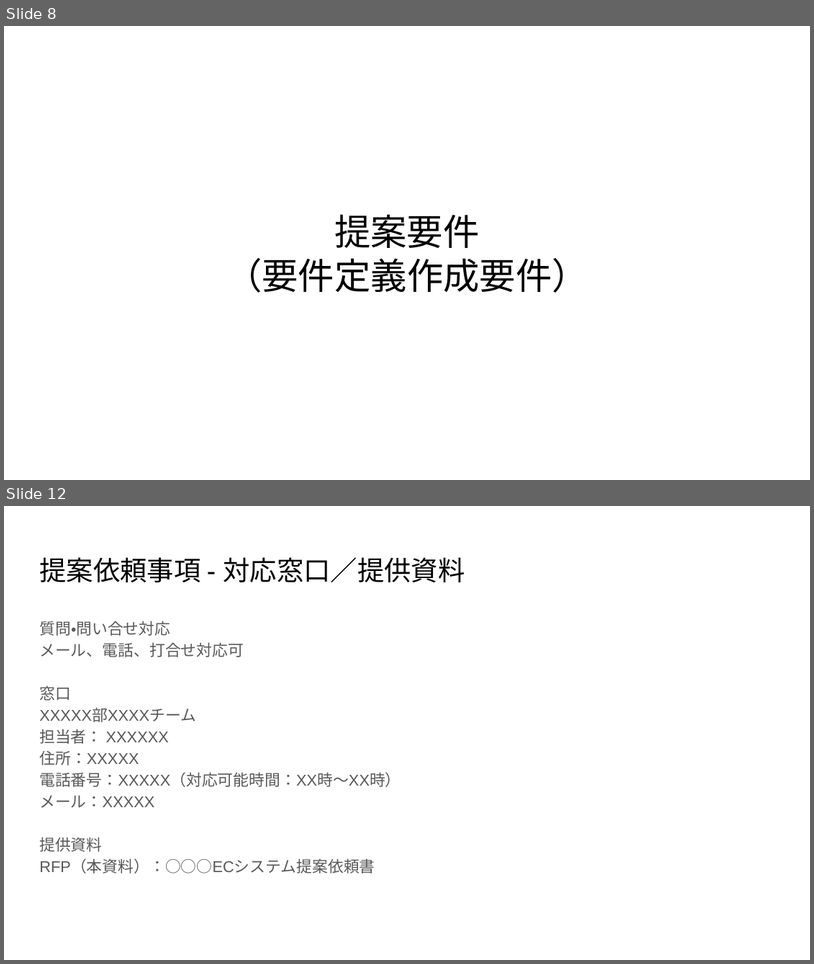
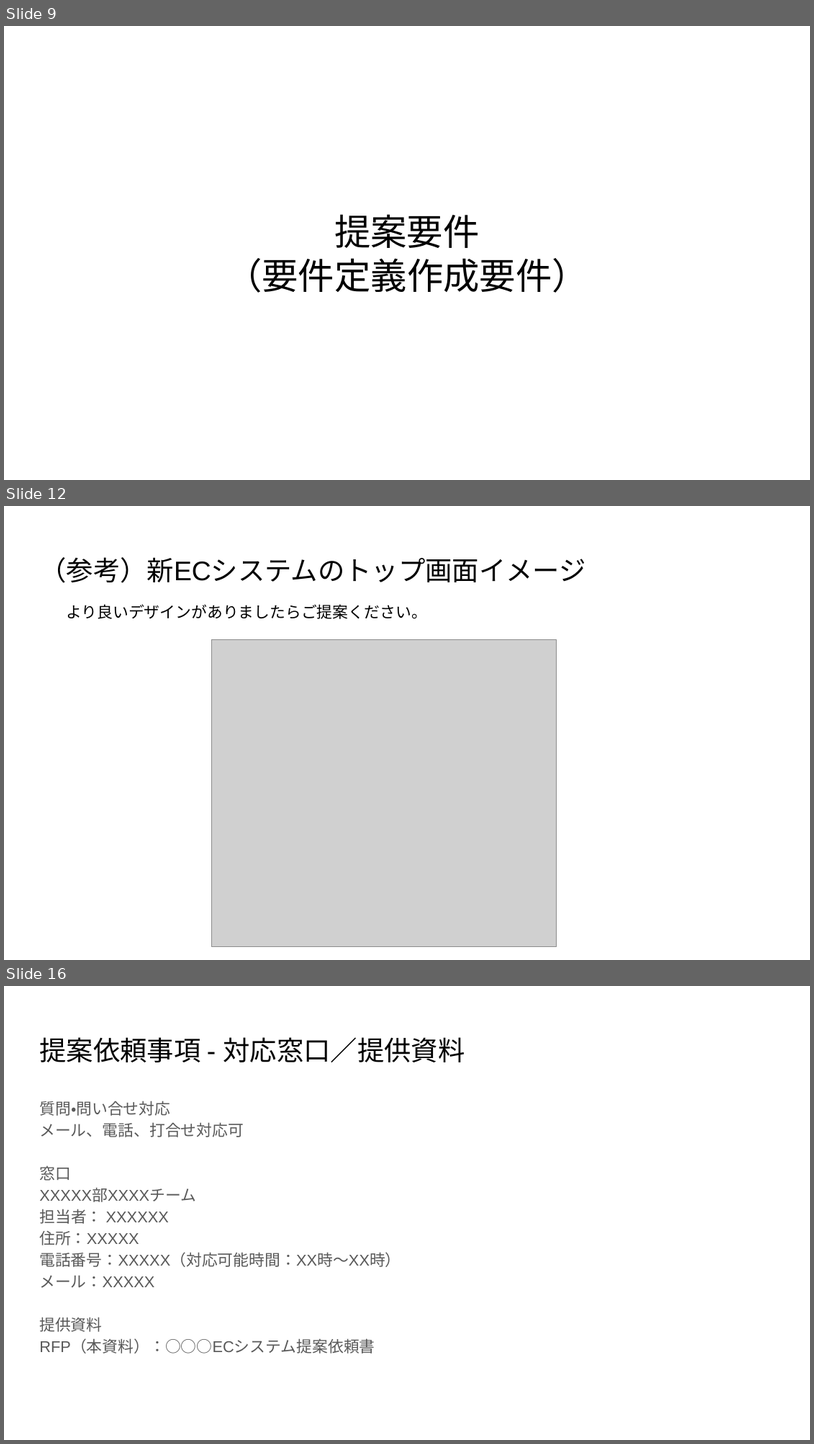
Before and after one commit to tomoriyamaaa/pm-cause-ec, a slide deck: RFP/RFP.pptx. Shown one above the other, each under a label of ours: slides 8 and 12 before the commit, slides 9, 12 and 16 after it; the slides between them are not shown. The pictures are 814x964 and 814x1444 pixels, drawn with LibreOffice and Linux fonts; fonts in the diff are those of the drawing; grey boxes stand for pictures. Boxes give left, top, right and bottom in pixels: in the first picture for what was removed or moved away, otherwise in the second. Text is boxed around its words. In the diff, an @@ line names an element or a change of style, - is before the commit and + after.

```diff
--- a/RFP/RFP.pptx
+++ b/RFP/RFP.pptx
@@ slide 12 added at bbox=[4, 506, 810, 960], background #FFFFFF @@
@@ title added at bbox=[39, 557, 586, 583], 24 pt, text #000000 @@
+（参考）新ECシステムのトップ画面イメージ
@@ text added at bbox=[66, 604, 427, 619], 14 pt, text #000000 @@
+より良いデザインがありましたらご提案ください。
@@ picture added at bbox=[212, 640, 557, 947] @@
@@ what was slide 8 is now slide 9 @@
@@ what was slide 12 is now slide 16 @@
```
Also in this commit, not shown: 9 slides changed, 3 other slides added.
